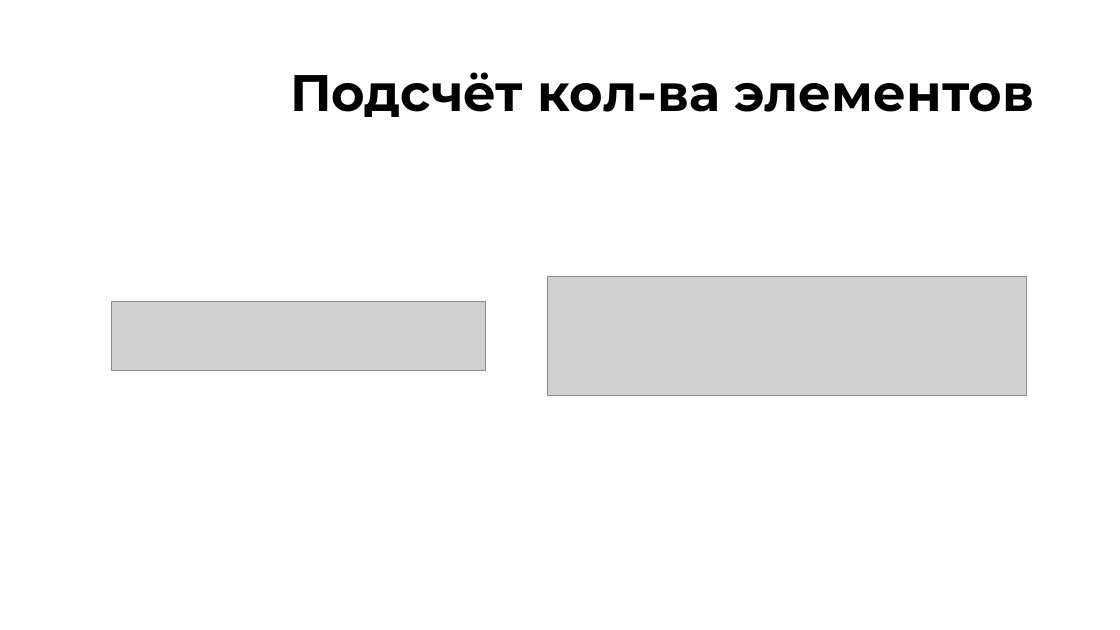
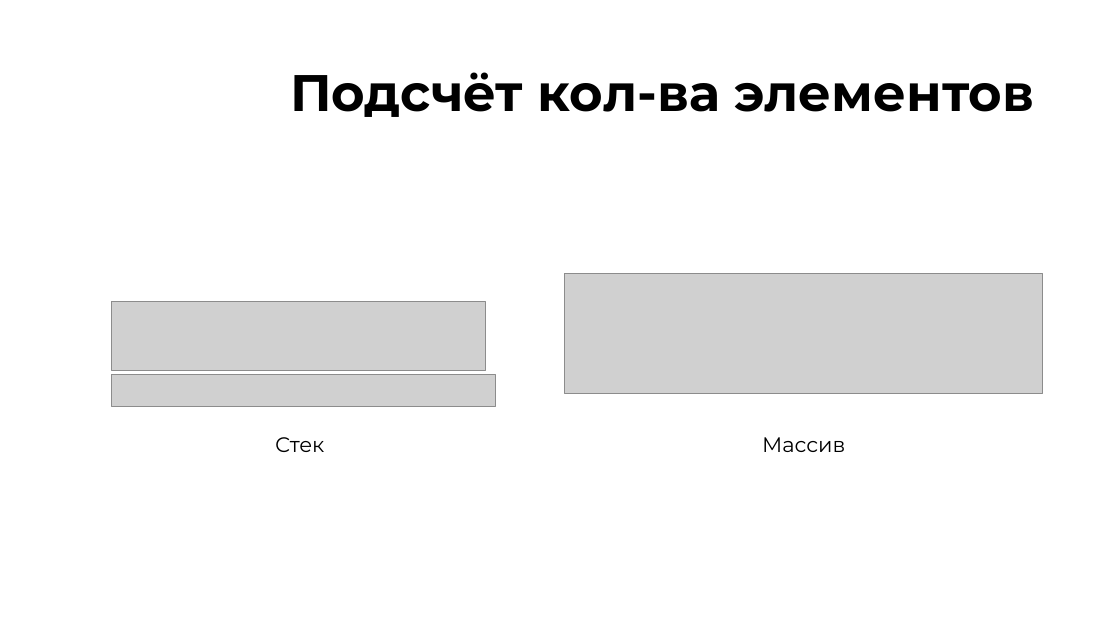
Before and after one commit to iCatOK/LabsMambFakhrTeam, a slide deck: slide 16 of SAOD_massive_stack2 (1).pptx. Drawn at 1120x630 pixels with LibreOffice and Linux fonts; fonts in the diff are those of the drawing; grey boxes stand for pictures; background and template pictures are left out. Boxes give left, top, right and bottom in pixels: in the first picture for what was removed or moved away, otherwise in the second. Text is boxed around its words. In the diff, an @@ line names an element or a change of style, - is before the commit and + after.

```diff
--- a/SAOD_massive_stack2 (1).pptx
+++ b/SAOD_massive_stack2 (1).pptx
@@ picture: place and size @@
-picture at (548, 276, 1027, 396)
+picture at (565, 274, 1044, 393)
@@ picture added at (112, 375, 496, 406) @@
@@ text added at (275, 437, 324, 452), 18 pt, text #000000 @@
+Стек
@@ text added at (762, 437, 845, 452), 18 pt, text #000000 @@
+Массив
```
Also in this commit, not shown: 5 other slides changed, 3 slides added, 2 slides removed.
